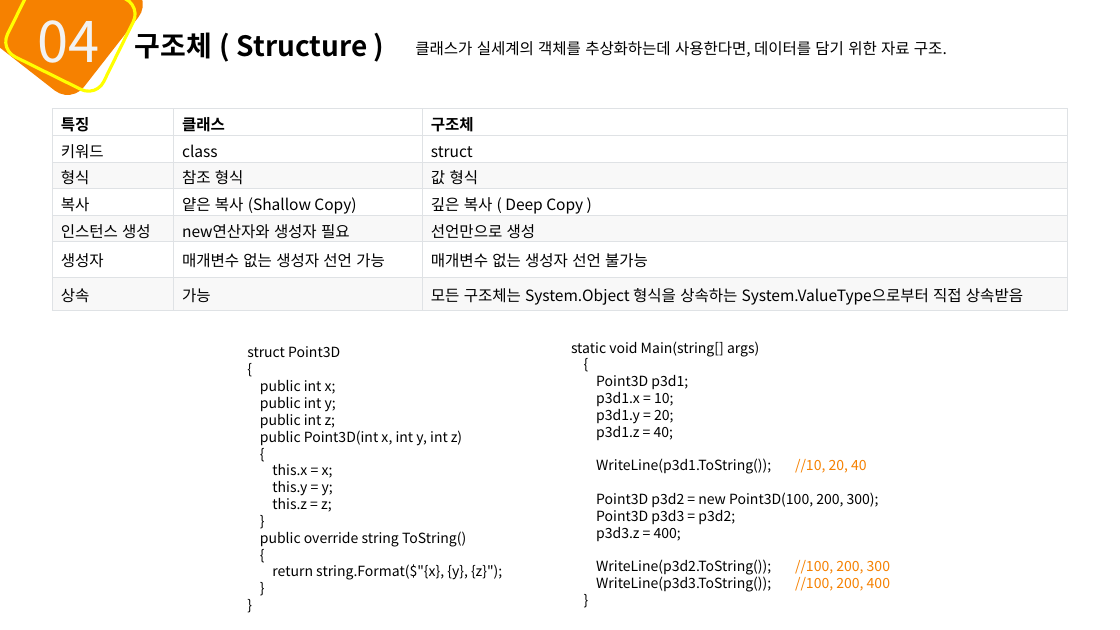
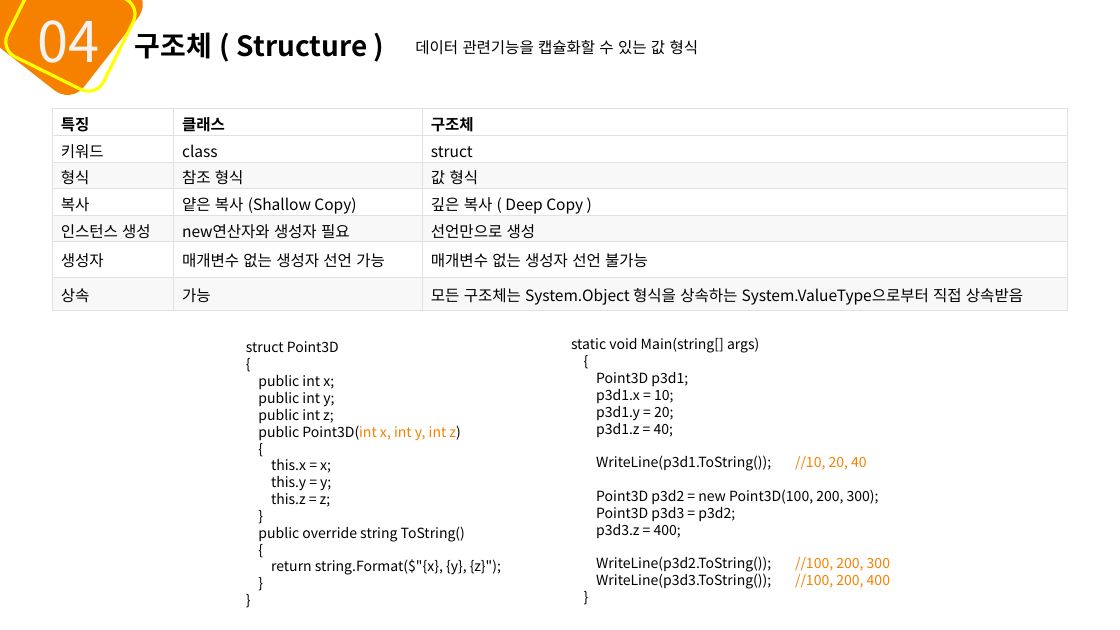
Before and after one commit to mins1119/C-, a slide deck: slide 50 of 2주차.pptx. Drawn at 1120x630 pixels with LibreOffice and Linux fonts; fonts in the diff are those of the drawing. Boxes give left, top, right and bottom in pixels: in the first picture for what was removed or moved away, otherwise in the second. Text is boxed around its words. In the diff, an @@ line names an element or a change of style, - is before the commit and + after.

```diff
--- a/2주차.pptx
+++ b/2주차.pptx
@@ text at (x1=415, y1=40, x2=699, y2=55): text changed @@
-클래스가 실세계의 객체를 추상화하는데 사용한다면, 데이터를 담기 위한 자료 구조.
+데이터 관련기능을 캡슐화할 수 있는 값 형식
@@ text "static void Main(string[] args)" moved from (x1=571, y1=341, x2=890, y2=592) to (x1=571, y1=337, x2=890, y2=589) @@
@@ text at (x1=258, y1=423, x2=460, y2=441): text colour #000000 to #F68100 in "Point3D(int x, int y, int z)" @@
```
Also in this commit, not shown: 24 other slides changed.
